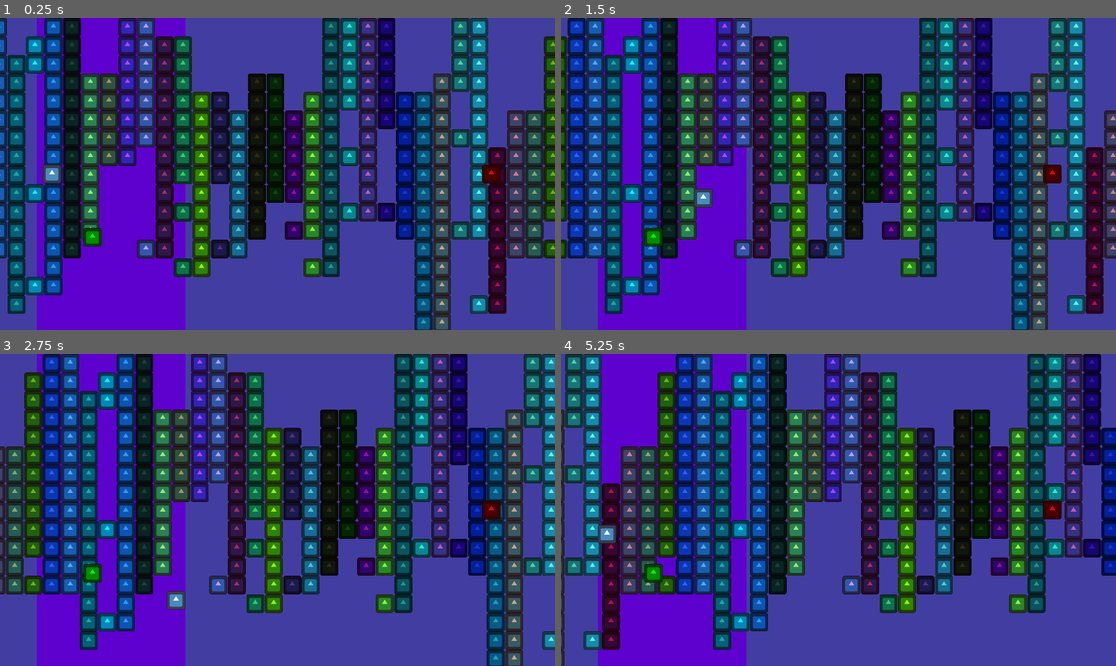
Above: before the commit, frames 1-4 (two rows, left to right).
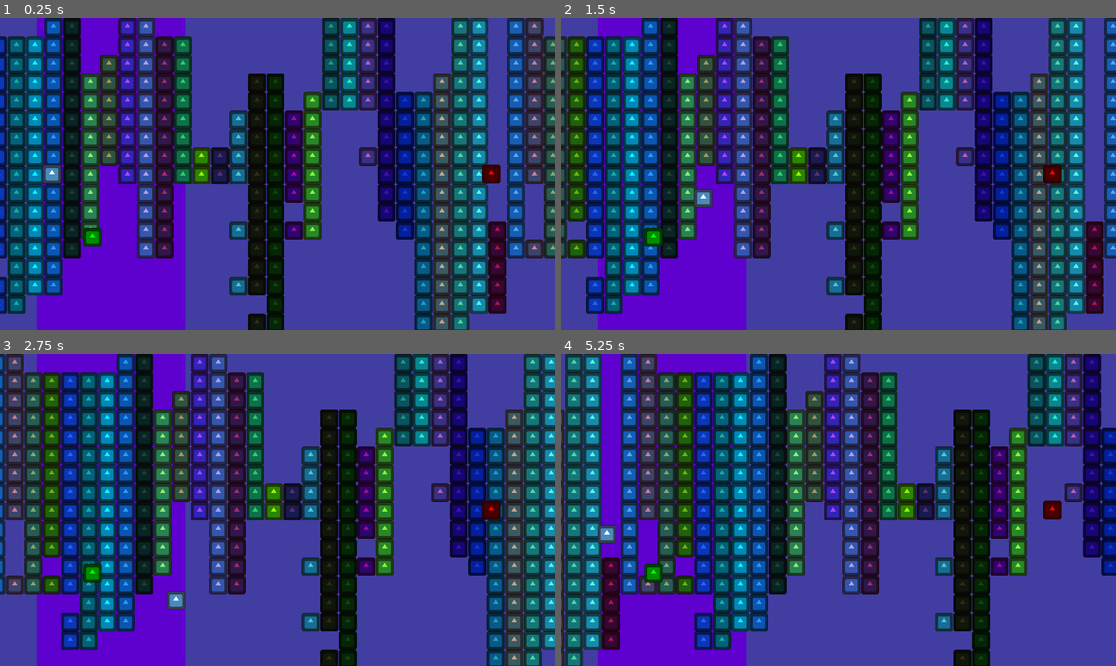
Above: after the commit, the same moments.

Repository: kyleking333/TreadmillDefense
Game: Godot game, scene res://level_1.tscn
Two runs of this game, one before a commit and one after it. Both use one fixed random seed, a clock stepped at 60 frames per second and the inputs below. The engine's default icon, where the game draws it, is replaced by a stand-in: a white triangle on a blue panel in a dark square.
Inputs:
- Up to frame 1 (0.25 s): no input
- Up to frame 2 (1.5 s): hold Right (move_right) 0.53-1.28 s; hold Down (move_down) from 1.28 s (still down)
- Up to frame 3 (2.75 s): release Down (move_down) at 2.03 s; hold Right (move_right) from 2.03 s (still down)
- Up to frame 4 (5.25 s): release Right (move_right) at 2.78 s; hold Up (move_up) 2.78-3.53 s; hold Left (move_left) 3.53-5.03 s; hold Down (move_down) from 5.03 s (still down)

The runs differ from the first frame. In frame 1, 22% of the frame differs, in the area x 0-100%, y 0-100%; in frame 2, 23%; in frame 3, 24%; in frame 4, 26%, in the area x 0-98%, y 0-100%.

Commit message:
fixed some path gen bugs. Still have hanging in(?)puts

Diff:
--- a/path_link.gd
+++ b/path_link.gd
@@ -6,6 +6,8 @@
 
 @export var inputs: Array[Vector2]
 @export var outputs: Array[Vector2]
+
+const _num_ports_distribution = [1, 1, 1, 1, 1, 2, 2, 3]
 
 func get_size():
 	return $Sprite2D.texture.get_size() * $Sprite2D.scale
@@ -25,12 +27,12 @@
 
 	var l = int(get_size()[1])
 	if len(inputs) == 0:  # generate inputs if needed
-		for i in range(1 + (randi() % 3)):
+		for i in range(_num_ports_distribution.pick_random()):
 			var y  = _snap_y(randi() % l)
 			inputs.append(Vector2(0, y))
 
 	if len(outputs) == 0:  # generate outputs if needed
-		for i in range(1 + (randi() % 3)):
+		for i in range(_num_ports_distribution.pick_random()):
 			var y  = _snap_y(randi() % l)
 			outputs.append(Vector2(0, y))
 	#print(inputs, outputs)
--- a/path_link_mgr.gd
+++ b/path_link_mgr.gd
@@ -40,15 +40,14 @@
 	_insert(0, _min_links_to_insert, true)  # first few links
 	while len(_links) + _min_links_to_insert < max_num_visible_pathlinks:
 		_insert(len(_links)-1, _min_links_to_insert, true)  # more links, don't need to wrap
-	_insert(len(_links)-1)  # last links, need to wrap to connect with first link
+	_insert(len(_links))  # last links, need to wrap to connect with first link
 
-	var to_idx = func to_idx(v: Vector2): return int(v.y / 64)
-
-	for link in _links:
-		print(", ".join(link.inputs.map(to_idx)) + " -> " + ", ".join(link.outputs.map(to_idx)))
+	#var to_idx = func to_idx(v: Vector2): return int(v.y / 64)
+	#for link in _links:
+		#print(", ".join(link.inputs.map(to_idx)) + " -> " + ", ".join(link.outputs.map(to_idx)))
 
 func insert():
-	_insert(len(_links)-1)  #TODO: not constant value, random index into hidden links
+	_insert(len(_links))  #TODO: not constant value, random index into hidden links
 
 func _insert(pathlink_index: int, num_links=_min_links_to_insert, ignore_output_matching=false):
 	for i in range(pathlink_index, len(_links)):
